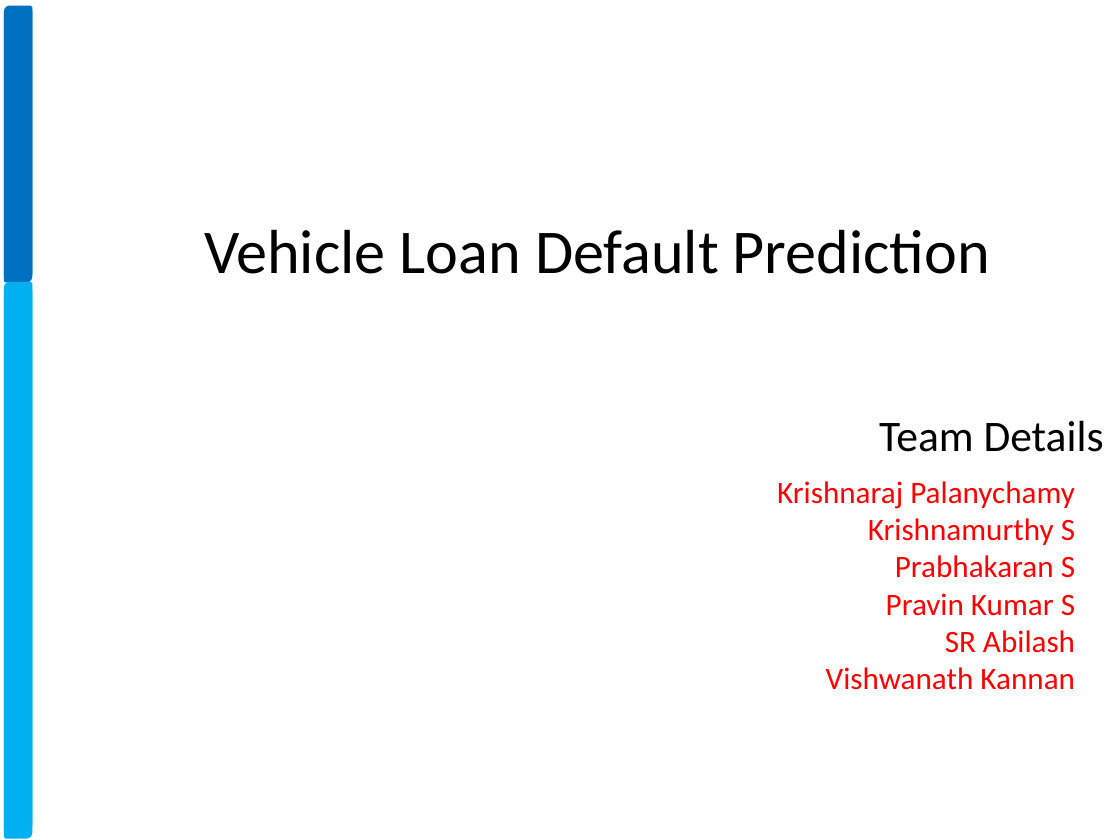
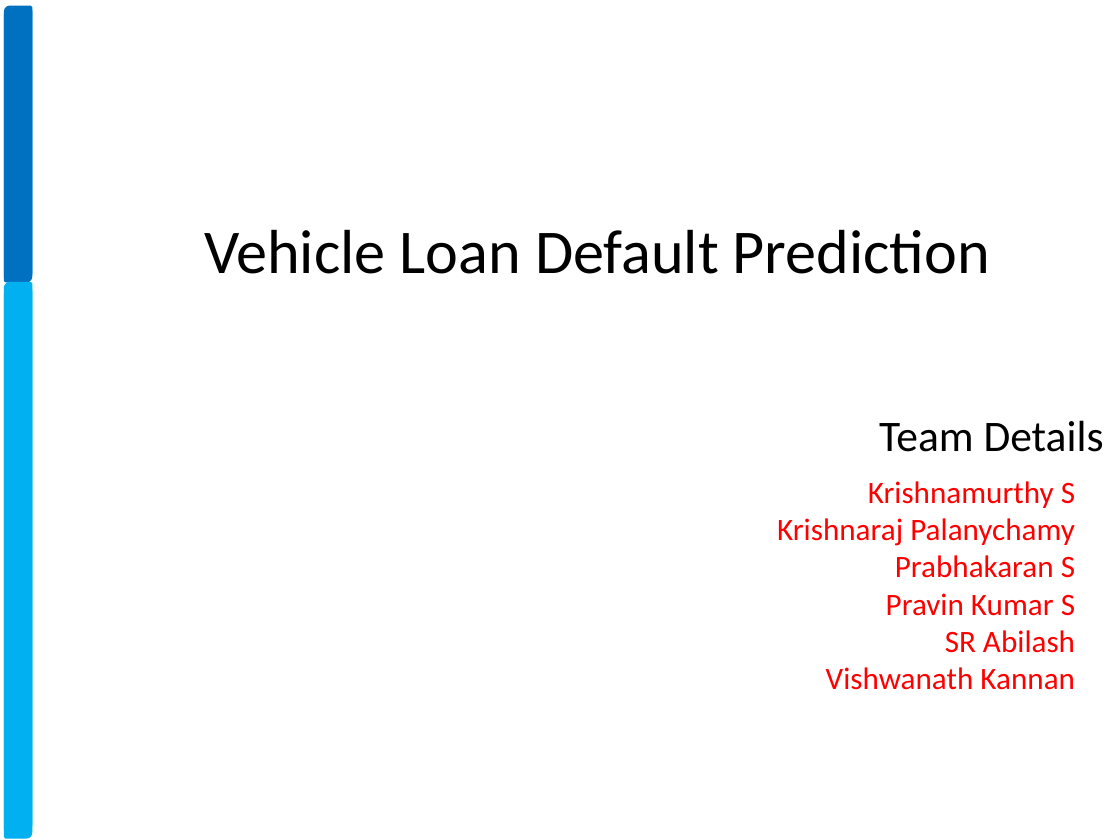
Before and after one commit to xavierigneous/Vehicle-Loan-Default-Prediction, a slide deck: slide 1 of Pravin Kumar/Vehicle Loan Default Prediction.pptx. Drawn at 1120x840 pixels with LibreOffice and Linux fonts; fonts in the diff are those of the drawing; background and template pictures are left out. Boxes give left, top, right and bottom in pixels: in the first picture for what was removed or moved away, otherwise in the second. Text is boxed around its words. In the diff, an @@ line names an element or a change of style, - is before the commit and + after.

```diff
--- a/Pravin Kumar/Vehicle Loan Default Prediction.pptx
+++ b/Pravin Kumar/Vehicle Loan Default Prediction.pptx
@@ text at [868,481,1075,508]: paragraph added @@
+Krishnamurthy S
@@ text at [868,518,1075,545]: paragraph removed @@
-Krishnamurthy S
```
Also in this commit, not shown: 2 other slides changed, 1 other file.
